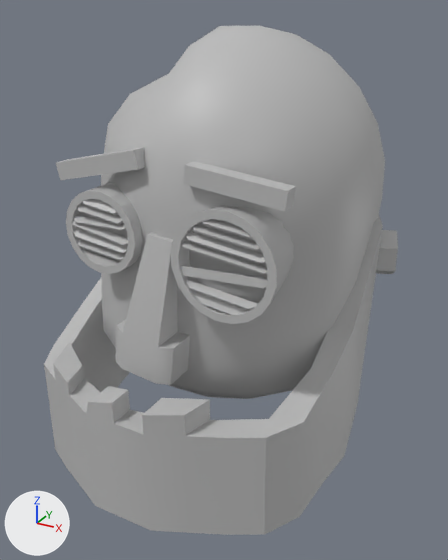
A saved change to the FBX model GameJam2020/Assets/Models/Robot Parts/Head.fbx.
Before and after are seen from a 50 mm lens placed at (0.0208, -0.0391, 0.0308), pointed at (0.0011, -0.0033, 0.0128). The lights are fixed; the arrows at lower left show +X, +Y and +Z. Where no turn or scale is listed for an object, it has been applied to the vertices. Vertices at the same position are counted once.
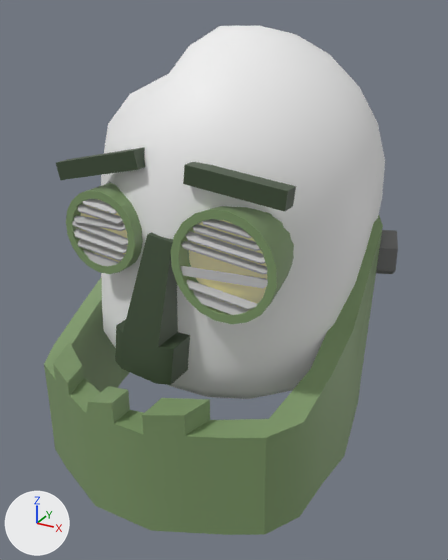
Pixel boxes (x1, y1, x2, y2) of what changed, in the pictures (448 x 560 px):
part 1 of me_mesh, recoloured (grey to green): (44, 183, 383, 535) in both
part 2 of me_mesh, recoloured (grey to green): (115, 232, 190, 385) in both
part 3 of me_mesh, recoloured: (56, 147, 145, 180) in both
part 4 of me_mesh, recoloured (grey to green): (183, 162, 296, 211) in both
part 5 of me_mesh, recoloured (grey to white): (101, 26, 385, 399) in both
part 6 of me_mesh, recoloured: (376, 230, 398, 274) in both
part 7 of me_mesh, recoloured (grey to yellow): (81, 199, 128, 262) in both
part 8 of me_mesh, recoloured (grey to yellow): (189, 220, 267, 308) in both

Edits to the bpy script that builds the scene:
```text
Add mat_lambert6:
    mat_lambert6 = principled_material('lambert6')
    mat_lambert6.base_color = (0.0493, 0.077, 0.0396)  # dark green #3f4e38
Add mat_lambert8:
    mat_lambert8 = principled_material('lambert8')
    mat_lambert8.base_color = (0.696, 0.6, 0.108)  # yellow #d9cb5c
    mat_lambert8.emission_color = (0.142, 0.142, 0.142)  # dark grey #696969
    mat_lambert8.emission_strength = 1.0
Add mat_lambert7:
    mat_lambert7 = principled_material('lambert7')
    mat_lambert7.base_color = (0.161, 0.161, 0.161)  # grey #707070
Add mat_phong1:
    mat_phong1 = principled_material('phong1')
    mat_phong1.base_color = (0.89, 0.89, 0.89)  # white #f2f2f2
    mat_phong1.roughness = 0.553
Add mat_lambert5:
    mat_lambert5 = principled_material('lambert5')
    mat_lambert5.base_color = (0.208, 0.316, 0.141)  # green #7e9869
Change me_mesh:
    where me_mesh.from_pydata(...)  # 843 vertices, 862 faces; spans x -0.0112..0.0121, y -0.015..0.0098, z 0.0..0.0297
    used by ob_pcube23; location = (0.0, 0.0, 0.0)
    me_mesh part 1: 307 of the faces centred in x -0.0109..0.0108, y -0.015..0.0046, z 0.0001..0.0205 switch from mat_lambert2 (grey #bcbcbc) to mat_lambert5 (green #7e9869)
    me_mesh part 2: 18 of the faces centred in x -0.0025..0.0019, y -0.0118..-0.008, z 0.0088..0.0181 switch from mat_lambert2 (grey #bcbcbc) to mat_lambert6 (dark green #3f4e38)
    me_mesh part 3: 6 of the faces centred in x -0.0042..0.0023, y -0.0101..-0.009, z 0.0214..0.0226 switch from mat_lambert2 (grey #bcbcbc) to mat_lambert6 (dark green #3f4e38)
    me_mesh part 4: 5 of the faces centred in x 0.0054..0.0086, y -0.0101..-0.009, z 0.0213..0.0224 switch from mat_lambert2 (grey #bcbcbc) to mat_lambert6 (dark green #3f4e38)
    me_mesh part 5: 271 of the faces centred in x -0.01..0.0105, y -0.0097..0.0098, z 0.0034..0.0297 switch from mat_lambert2 (grey #bcbcbc) to mat_phong1 (white #f2f2f2)
    me_mesh part 6: 18 of the faces centred in x 0.0082..0.0119, y 0.0007..0.0036, z 0.0136..0.0161 switch from mat_lambert2 (grey #bcbcbc) to mat_lambert7 (grey #707070)
    me_mesh part 7: all 20 faces centred in x -0.0053..-0.0024, y -0.0097, z 0.0163..0.0192 switch from mat_lambert2 (grey #bcbcbc) to mat_lambert8 (yellow #d9cb5d)
    me_mesh part 8: all 20 faces centred in x 0.0032..0.007, y -0.0097, z 0.0154..0.0192 switch from mat_lambert2 (grey #bcbcbc) to mat_lambert8 (yellow #d9cb5d)
```
